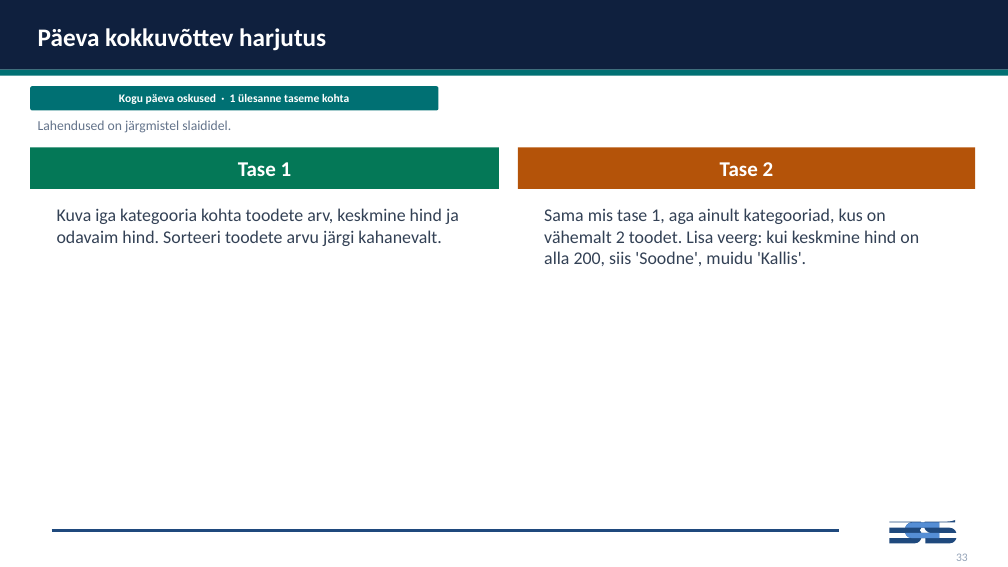
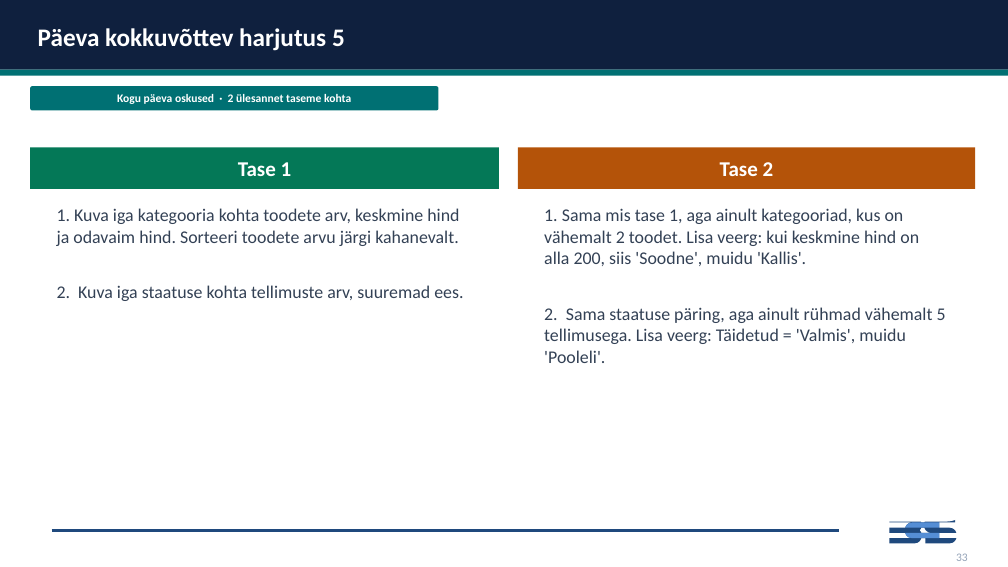
Before and after one commit to emilieabel/andmetarkus, a slide deck: slide 32 of Materjalid/Day7 SQL/7-paev-andmetarkus-esitlus.pptx. Drawn at 1008x567 pixels with LibreOffice and Linux fonts; fonts in the diff are those of the drawing. Boxes give left, top, right and bottom in pixels: in the first picture for what was removed or moved away, otherwise in the second. Text is boxed around its words. In the diff, an @@ line names an element or a change of style, - is before the commit and + after.

```diff
--- a/Materjalid/Day7 SQL/7-paev-andmetarkus-esitlus.pptx
+++ b/Materjalid/Day7 SQL/7-paev-andmetarkus-esitlus.pptx
@@ text at (38, 28, 345, 51): text changed @@
-Päeva kokkuvõttev harjutus
+Päeva kokkuvõttev harjutus 5
@@ text at (117, 94, 351, 104): text changed @@
-Kogu päeva oskused · 1 ülesanne taseme kohta
+Kogu päeva oskused · 2 ülesannet taseme kohta
@@ text removed at (38, 120, 231, 133) @@
-Lahendused on järgmistel slaididel.
@@ text at (57, 208, 463, 301): text changed @@
-Kuva iga kategooria kohta toodete arv, keskmine hind ja odavaim hind. Sorteeri toodete arvu järgi kahanevalt.
+1. Kuva iga kategooria kohta toodete arv, keskmine hind ja odavaim hind. Sorteeri toodete arvu järgi kahanevalt.
+2. Kuva iga staatuse kohta tellimuste arv, suuremad ees.
@@ text at (544, 208, 946, 363): text changed @@
-Sama mis tase 1, aga ainult kategooriad, kus on vähemalt 2 toodet. Lisa veerg: kui keskmine hind on alla 200, siis 'Soodne', muidu 'Kallis'.
+1. Sama mis tase 1, aga ainult kategooriad, kus on vähemalt 2 toodet. Lisa veerg: kui keskmine hind on alla 200, siis 'Soodne', muidu 'Kallis'.
+2. Sama staatuse päring, aga ainult rühmad vähemalt 5 tellimusega. Lisa veerg: Täidetud = 'Valmis', muidu 'Pooleli'.
```
Also in this commit, not shown: 22 other slides changed, 2 other files.
